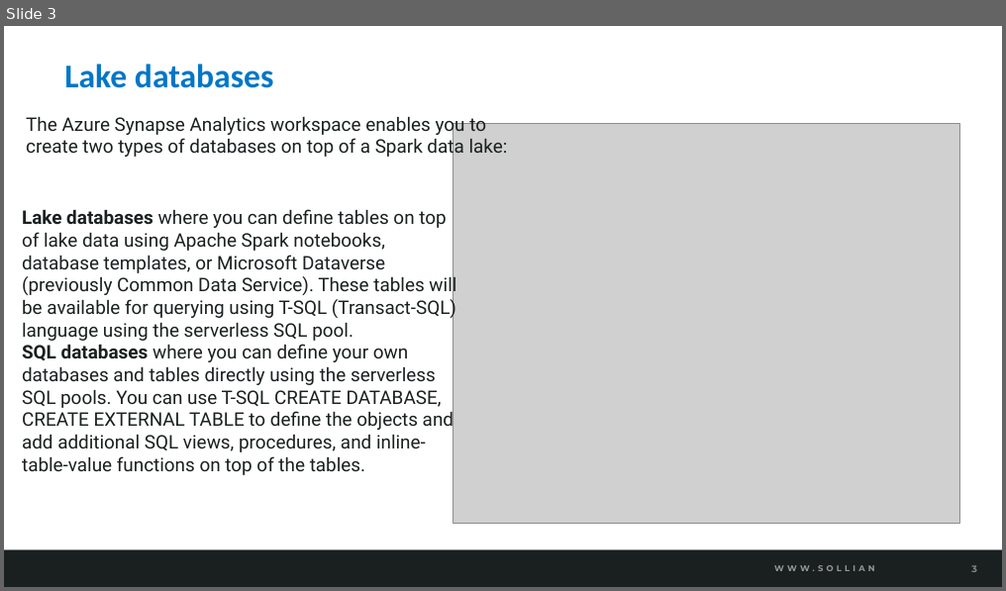
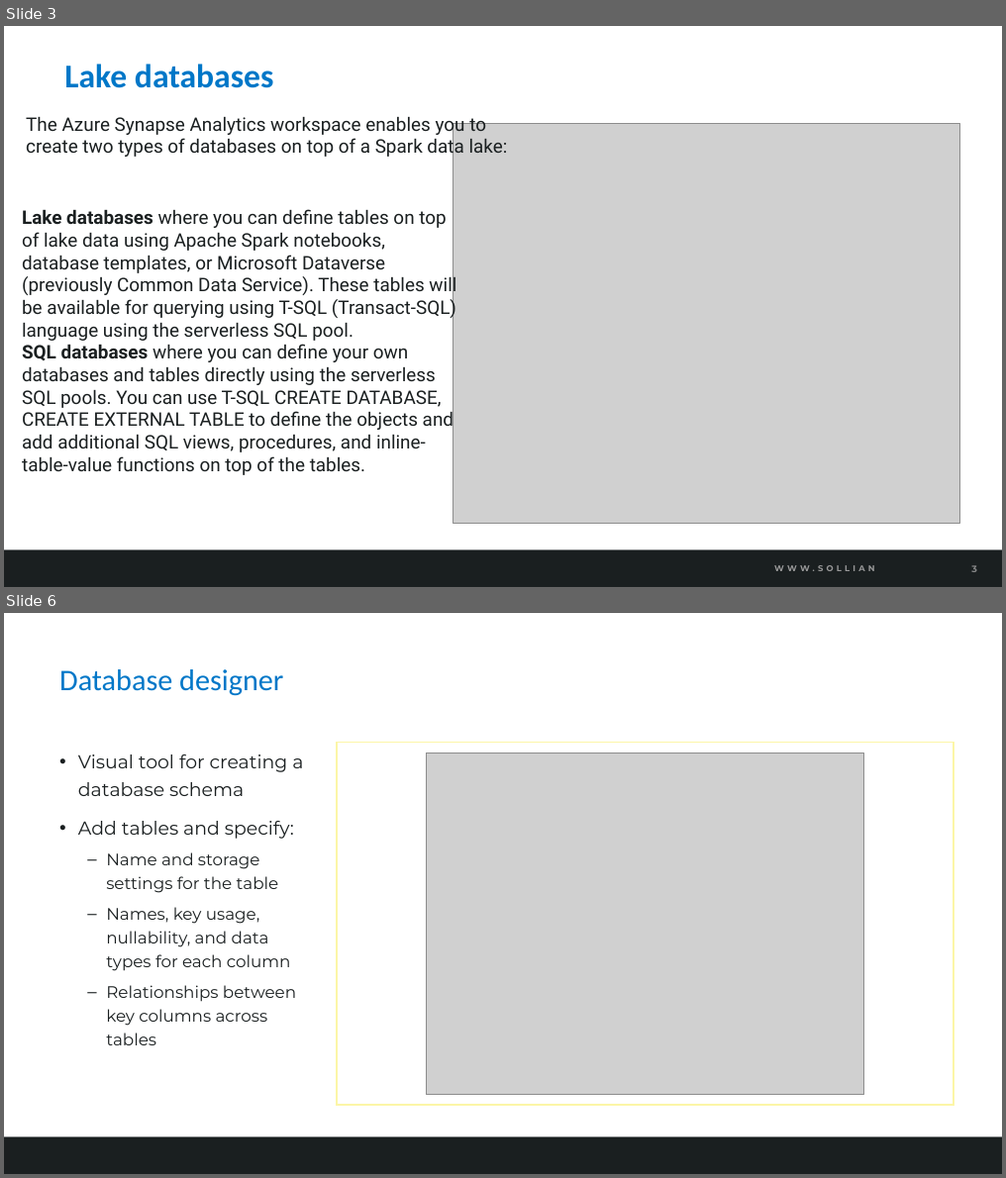
Before and after one commit to solliancenet/azure-data-engineering-conference-workshop-students, a slide deck: 05-Analyze data in a lake database.pptx. Shown one above the other, each under a label of ours: slide 3 before the commit, slides 3 and 6 after it; the slides between them are not shown. The pictures are 1006x591 and 1006x1178 pixels, drawn with LibreOffice and Linux fonts; fonts in the diff are those of the drawing; grey boxes stand for pictures; background and template pictures are left out. Boxes give left, top, right and bottom in pixels: in the first picture for what was removed or moved away, otherwise in the second. Text is boxed around its words. In the diff, an @@ line names an element or a change of style, - is before the commit and + after.

```diff
--- a/05-Analyze data in a lake database.pptx
+++ b/05-Analyze data in a lake database.pptx
@@ slide 6 added at (4,613,1002,1174), background #FFFFFF; not listed: 2 template elements that a slide beside it also shows @@
@@ title added at (59,669,283,696), 28.8 pt, text #0077C8 @@
+Database designer
@@ text added at (78,755,303,1046), 16 pt, text #1A1F20 @@
+  • Visual tool for creating a database schema
+  • Add tables and specify:
+  – Name and storage settings for the table
+  – Names, key usage, nullability, and data types for each column
+  – Relationships between key columns across tables
@@ rectangle added at (337,743,953,1106), fill #FFFFFF, outline #FCF6A7 1.5 pt @@
@@ picture added at (426,753,864,1095) @@
```
Also in this commit, not shown: 3 other slides added, 5 other files.
